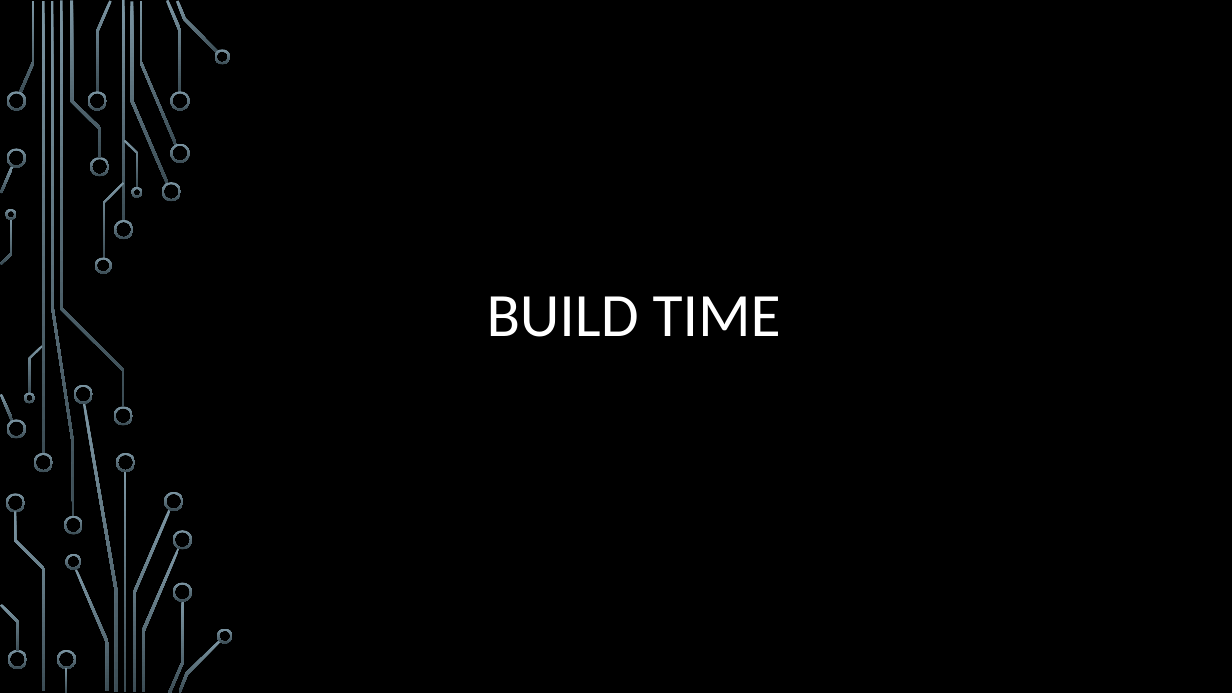
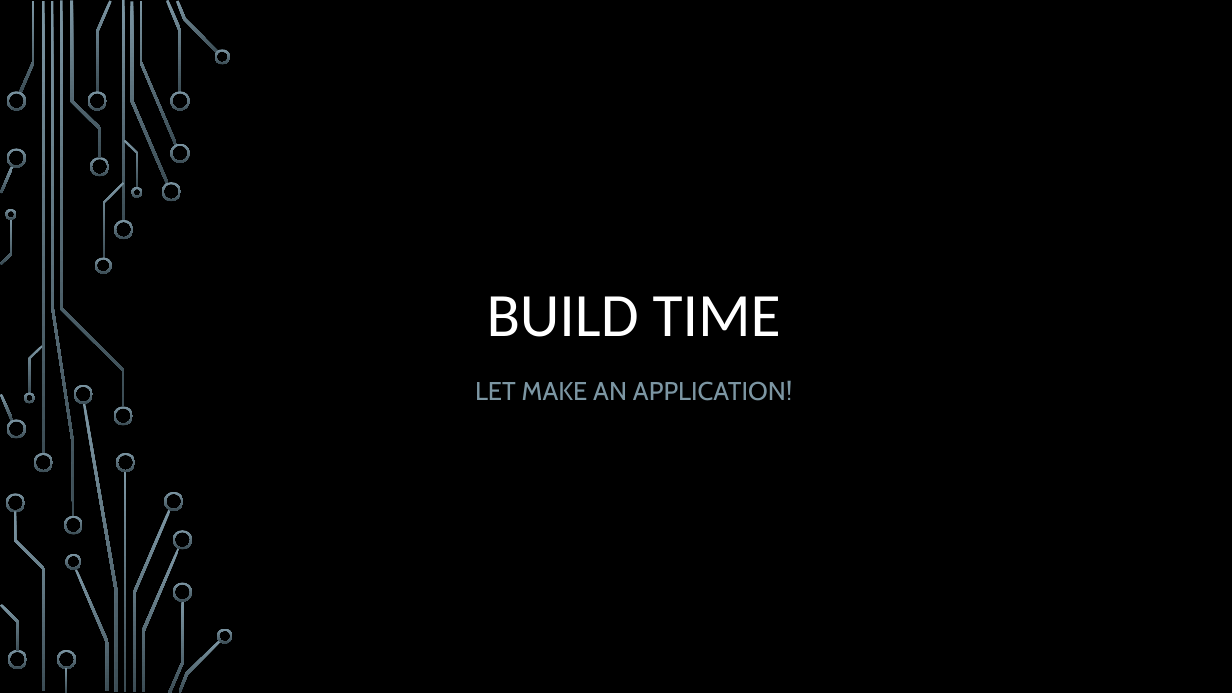
Before and after one commit to kenxwagner/ken_teaches, a slide deck: slide 5 of React/slides/react_lessons_slides.pptx. Drawn at 1232x693 pixels with LibreOffice and Linux fonts; fonts in the diff are those of the drawing; background and template pictures are left out. Boxes give left, top, right and bottom in pixels: in the first picture for what was removed or moved away, otherwise in the second. Text is boxed around its words. In the diff, an @@ line names an element or a change of style, - is before the commit and + after.

```diff
--- a/React/slides/react_lessons_slides.pptx
+++ b/React/slides/react_lessons_slides.pptx
@@ subtitle added at (x1=475, y1=380, x2=792, y2=401), 20 pt, text #7C96A3 @@
+LET MAKE AN APPLICATION!
```
Also in this commit, not shown: 1 other file.
